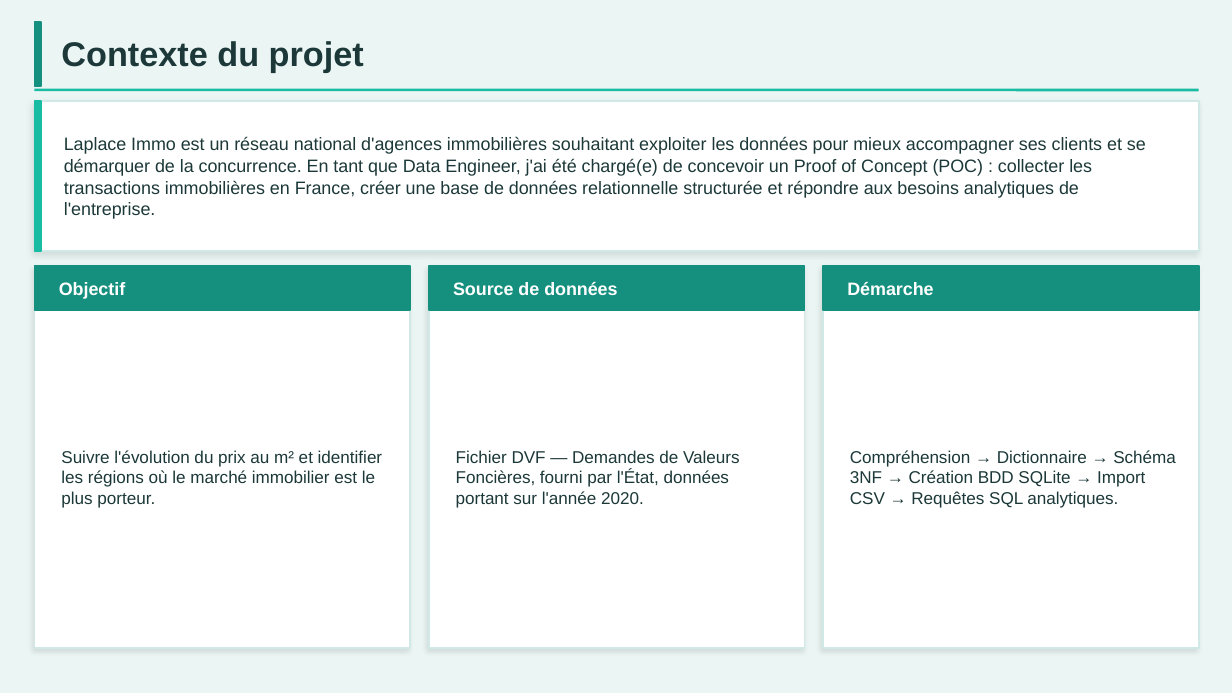
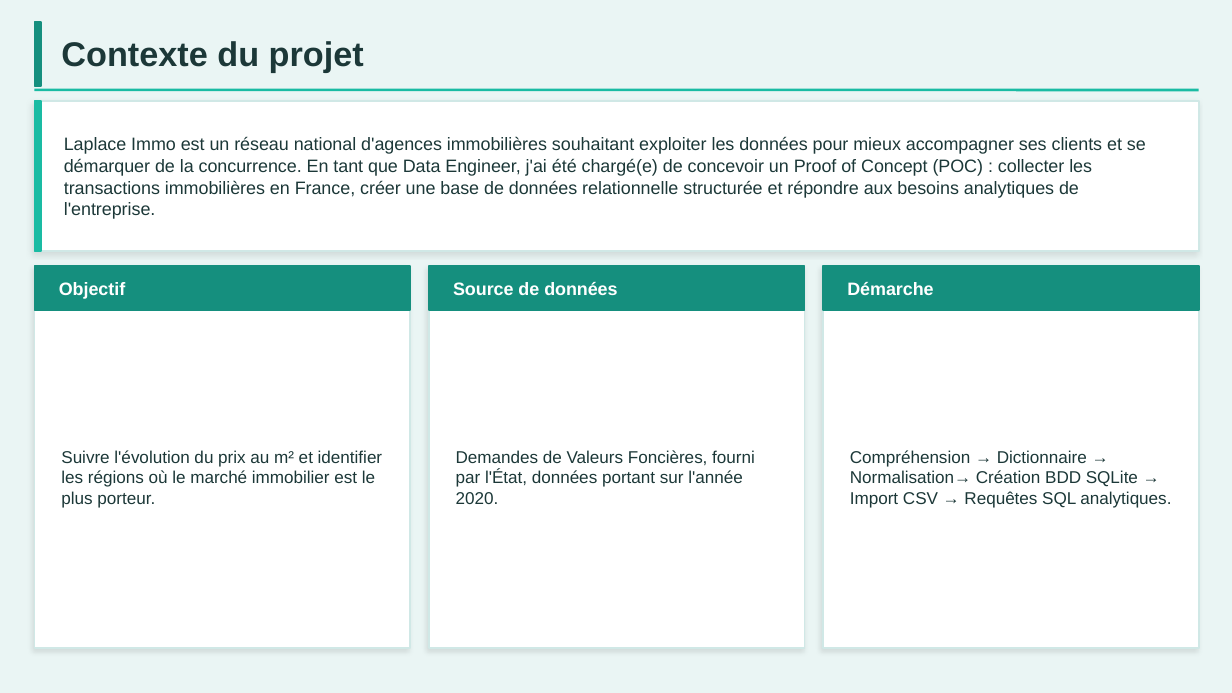
Before and after one commit to heba33ar/LaplaceImmo, a slide deck: slide 2 of Abu-rabia_Heba_2_support_032026.pptx. Drawn at 1232x693 pixels with LibreOffice and Linux fonts; fonts in the diff are those of the drawing. Boxes give left, top, right and bottom in pixels: in the first picture for what was removed or moved away, otherwise in the second. Text is boxed around its words. In the diff, an @@ line names an element or a change of style, - is before the commit and + after.

```diff
--- a/Abu-rabia_Heba_2_support_032026.pptx
+++ b/Abu-rabia_Heba_2_support_032026.pptx
@@ text at bbox=[456, 450, 755, 504]: text changed @@
-Fichier DVF — Demandes de Valeurs Foncières, fourni par l'État, données portant sur l'année 2020.
+Demandes de Valeurs Foncières, fourni par l'État, données portant sur l'année 2020.
@@ text at bbox=[850, 450, 1171, 508]: text changed @@
-Compréhension → Dictionnaire → Schéma 3NF → Création BDD SQLite → Import CSV → Requêtes SQL analytiques.
+Compréhension → Dictionnaire → Normalisation→ Création BDD SQLite → Import CSV → Requêtes SQL analytiques.
```
Also in this commit, not shown: 4 other slides changed, 7 other files.
